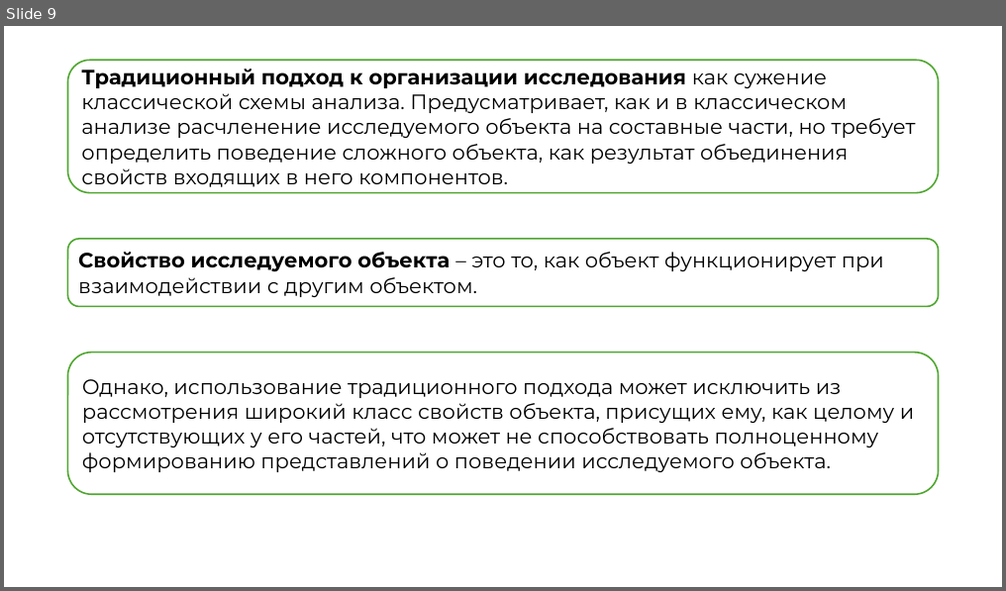
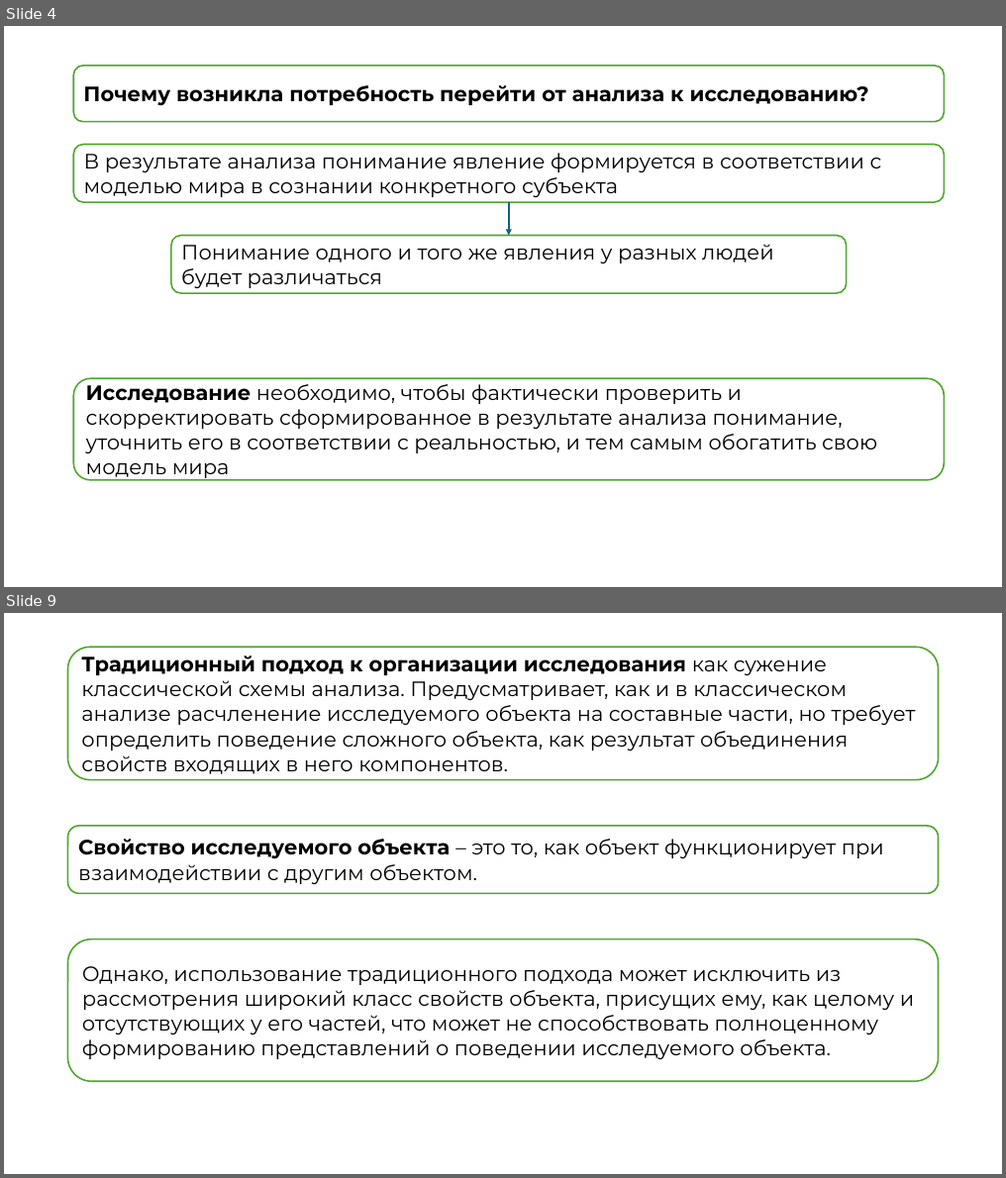
Before and after one commit to kuskas112/Labs, a slide deck: Основы системного анализа/lab1/lab1.pptx. Shown one above the other, each under a label of ours: slide 9 before the commit, slides 4 and 9 after it; the slides between them are not shown. The pictures are 1006x591 and 1006x1178 pixels, drawn with LibreOffice and Linux fonts; fonts in the diff are those of the drawing. Boxes give left, top, right and bottom in pixels: in the first picture for what was removed or moved away, otherwise in the second. Text is boxed around its words. In the diff, an @@ line names an element or a change of style, - is before the commit and + after.

```diff
--- a/Основы системного анализа/lab1/lab1.pptx
+++ b/Основы системного анализа/lab1/lab1.pptx
@@ slide 4 added at bbox=[4, 26, 1002, 587], background #FFFFFF @@
@@ rounded rectangle added at bbox=[73, 66, 944, 122], fill #FFFFFF, outline #4EA72E 1.5 pt, 20 pt, text #000000, bold @@
+Почему возникла потребность перейти от анализа к исследованию?
@@ rounded rectangle added at bbox=[73, 144, 944, 202], fill #FFFFFF, outline #4EA72E 1.5 pt, 20 pt, text #000000 @@
+В результате анализа понимание явление формируется в соответствии с моделью мира в сознании конкретного субъекта
@@ arrow added from (509, 202) to (509, 236), #156082 1.5 pt @@
@@ rounded rectangle added at bbox=[171, 236, 846, 293], fill #FFFFFF, outline #4EA72E 1.5 pt, 20 pt, text #000000 @@
+Понимание одного и того же явления у разных людей будет различаться
@@ rounded rectangle added at bbox=[73, 378, 944, 480], fill #FFFFFF, outline #4EA72E 1.5 pt, 20 pt, text #000000 @@
+Исследование необходимо, чтобы фактически проверить и скорректировать сформированное в результате анализа понимание, уточнить его в соответствии с реальностью, и тем самым обогатить свою модель мира
```
Also in this commit, not shown: 2 slides changed, 3 other slides added, 5 slides removed, 4 other files.
